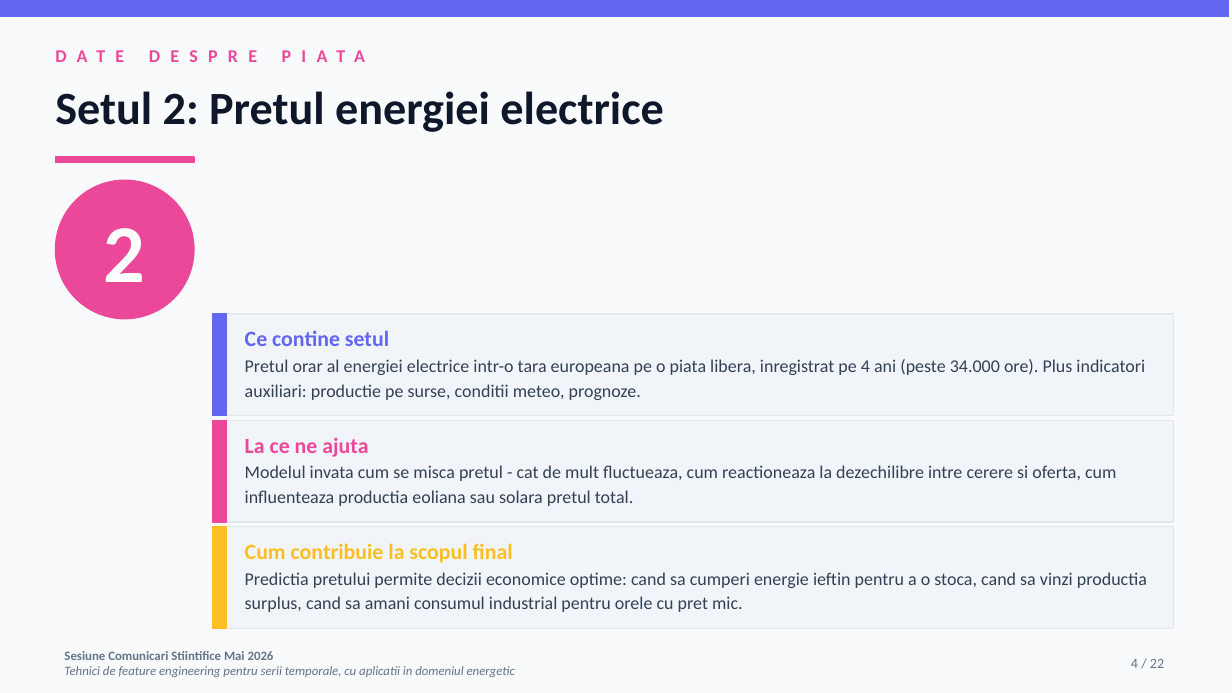
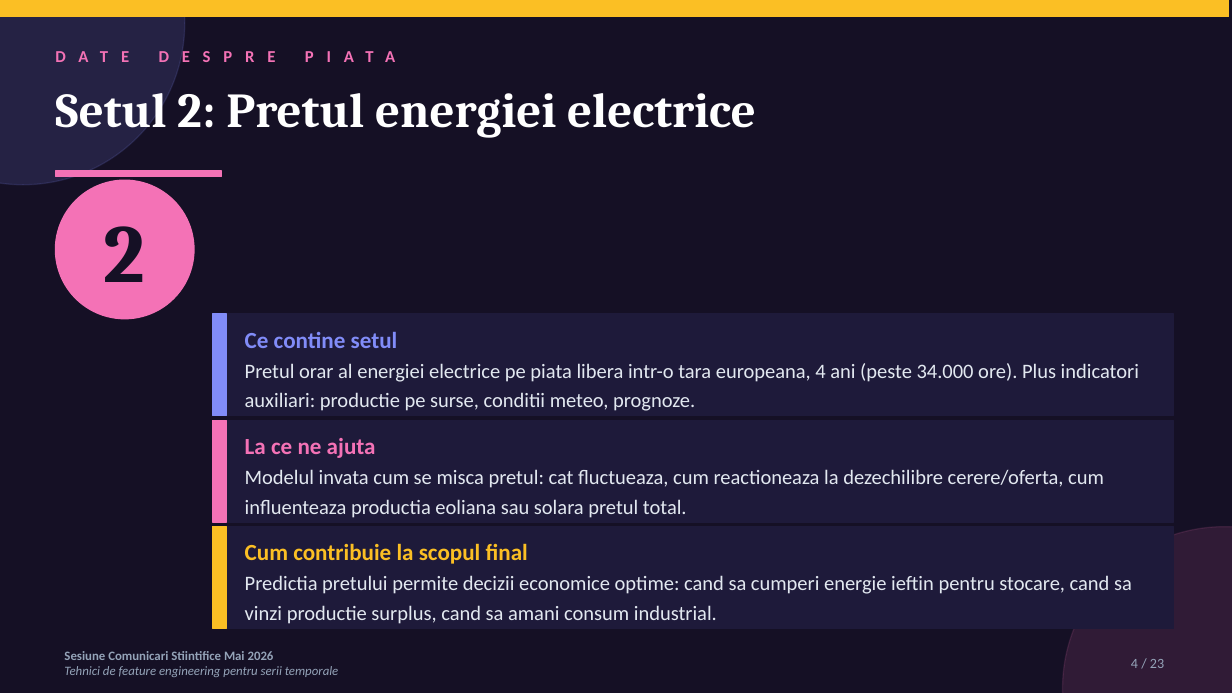
Before and after one commit to diana-nenu/Disertatie_AI_Platform, a slide deck: slide 4 of docs/SCSS/SCSS_FeatureEngineering_Diana_Nenu.pptx. Drawn at 1232x693 pixels with LibreOffice and Linux fonts; fonts in the diff are those of the drawing. Boxes give left, top, right and bottom in pixels: in the first picture for what was removed or moved away, otherwise in the second. Text is boxed around its words. In the diff, an @@ line names an element or a change of style, - is before the commit and + after.

Commit message:
SCSS pptx V3: tema dark gamma-style, povesti per tehnica, fara animatii click
Refactorizare totala conform feedback-ului:

Tema noua 'Modern Dark Gamma-style':
* Fundal indigo deep #151025 pe TOATE slide-urile (consistenta vizuala)
* Carduri cu fundal panel #1E1A3A
* Tipografie serif Cambria pentru titluri (mai eleganta)
* Calibri pentru body cu text 17-22pt (mai mare)
* Accenturi: indigo bright #818CF8, pink #F472B6, amber #FBBF24
* Forme decorative ovale cu transparency in colturi

Structura noua (23 slide-uri):
* Slide 1-10: pastrate de la V2 (context, 3 seturi date, problema, overview)
* Slide 11-15: TEHNICA 1 (encoding ciclic) ca poveste in 5 acte
  - 11: Intro - cum invata un model timpul (idea naiva vs realitate)
  - 12: Impactul problemei (figura comparativa)
  - 13: Inspiratia matematica (sin si cos basics)
  - 14: Solutia - formula + pasi de aplicare + GIF cerc
  - 15: Impactul tehnicii (3 carduri)
* Slide 16-19: TEHNICA 2 (lag features) ca poveste in 4 acte
  - 16: Intro - autoregresivitate intuitie
  - 17: Matematica AR(1) - formula + interpretare phi
  - 18: Aplicarea - cod + semantica fiecarui lag + descoperirea 90%
  - 19: Vizualizare GIF + concluzia
* Slide 20-22: TEHNICA 3 (rolling) ca poveste in 3 acte
  - 20: Intro - limitarea lag-ului (scenariu problematic vs robust)
  - 21: Rolling mean si std (doua carduri)
  - 22: Capcana shift(1) - GIF + greseala vs solutia
* Slide 23: Concluzii + Multumesc INTEGRATE (NU mai exista slide separat
  'Astept intrebarile')

Modificari de comportament:
* Animatiile pe click SCOASE complet
* Tranzitiile FADE intre slide-uri pastrate
* GIF-urile animate pastrate (cerc ore, AR, shift1)
* Text mult mai mare peste tot (titluri 38pt, body 16-18pt, formule 22pt+)

```diff
--- a/docs/SCSS/SCSS_FeatureEngineering_Diana_Nenu.pptx
+++ b/docs/SCSS/SCSS_FeatureEngineering_Diana_Nenu.pptx
@@ background #F8FAFC to #151025 @@
@@ rectangle at (x1=0, y1=0, x2=1229, y2=17): fill #6366F1 to #FBBF24; outline #6366F1 1 pt to #FBBF24 1 pt @@
@@ ellipse added at (x1=0, y1=0, x2=185, y2=185), fill #818CF8 at 15% opacity, outline #818CF8 1 pt @@
@@ text "DATE DESPRE PIATA" at (x1=530, y1=364, x2=572, y2=382): size 14 to 13 pt, text colour #EC4899 to #F472B6, letter spacing 8 to 10 pt @@
@@ text "Setul 2: Pretul energiei electrice" at (x1=55, y1=93, x2=756, y2=137): size 36 to 38 pt, font Calibri to Cambria, text colour #0F172A to #FFFFFF @@
@@ fill #EC4899 to #F472B6; outline #EC4899 1 pt to #F472B6 1 pt in 3 elements at (x1=55, y1=180, x2=194, y2=319), (x1=213, y1=421, x2=226, y2=522), (x1=55, y1=171, x2=222, y2=177) @@
@@ rectangle resized from (x1=55, y1=157, x2=194, y2=163) to (x1=55, y1=171, x2=222, y2=177) @@
@@ text "2" at (x1=104, y1=226, x2=146, y2=282): font Calibri to Cambria, text colour #FFFFFF to #151025 @@
@@ rectangle at (x1=213, y1=314, x2=226, y2=416): fill #6366F1 to #818CF8; outline #6366F1 1 pt to #818CF8 1 pt @@
@@ text at (x1=245, y1=332, x2=1139, y2=411): text changed; size 14 to 16 pt; text colour #334155 to #E2E8F0 @@
-Ce contine setul
-Pretul orar al energiei electrice intr-o tara europeana pe o piata libera, inregistrat pe 4 ani (peste 34.000 ore). Plus indicatori auxiliari: productie pe surse, conditii meteo, prognoze.
+Ce contine setul
+Pretul orar al energiei electrice pe piata libera intr-o tara europeana, 4 ani (peste 34.000 ore). Plus indicatori auxiliari: productie pe surse, conditii meteo, prognoze.
@@ text at (x1=245, y1=438, x2=1104, y2=518): text changed; size 14 to 16 pt; text colour #334155 to #E2E8F0 @@
-La ce ne ajuta
-Modelul invata cum se misca pretul - cat de mult fluctueaza, cum reactioneaza la dezechilibre intre cerere si oferta, cum influenteaza productia eoliana sau solara pretul total.
+La ce ne ajuta
+Modelul invata cum se misca pretul: cat fluctueaza, cum reactioneaza la dezechilibre cerere/oferta, cum influenteaza productia eoliana sau solara pretul total.
@@ fill #F1F5F9 to #1E1A3A; outline #E2E8F0 1 pt to #1E1A3A 1 pt in 3 elements at (x1=213, y1=314, x2=1174, y2=416), (x1=213, y1=421, x2=1174, y2=522), (x1=213, y1=527, x2=1174, y2=628) @@
@@ ellipse added at (x1=1063, y1=527, x2=1232, y2=693), fill #F472B6 at 12% opacity, outline #F472B6 1 pt @@
@@ text at (x1=245, y1=543, x2=1132, y2=624): text changed; size 14 to 16 pt; text colour #334155 to #E2E8F0 @@
-Cum contribuie la scopul final
-Predictia pretului permite decizii economice optime: cand sa cumperi energie ieftin pentru a o stoca, cand sa vinzi productia surplus, cand sa amani consumul industrial pentru orele cu pret mic.
+Cum contribuie la scopul final
+Predictia pretului permite decizii economice optime: cand sa cumperi energie ieftin pentru stocare, cand sa vinzi productie surplus, cand sa amani consum industrial.
@@ text at (x1=64, y1=651, x2=274, y2=660): text colour #64748B to #94A3B8 in "Sesiune Comunicari Stiintifice Mai 2026" @@
@@ text at (x1=1131, y1=659, x2=1164, y2=668): text changed; text colour #64748B to #94A3B8 @@
-4 / 22
+4 / 23
@@ text at (x1=64, y1=666, x2=338, y2=677): text changed; text colour #64748B to #94A3B8 @@
-Tehnici de feature engineering pentru serii temporale, cu aplicatii in domeniul energetic
+Tehnici de feature engineering pentru serii temporale
```
Also in this commit, not shown: 13 other slides changed, 9 slides added, 8 slides removed.
